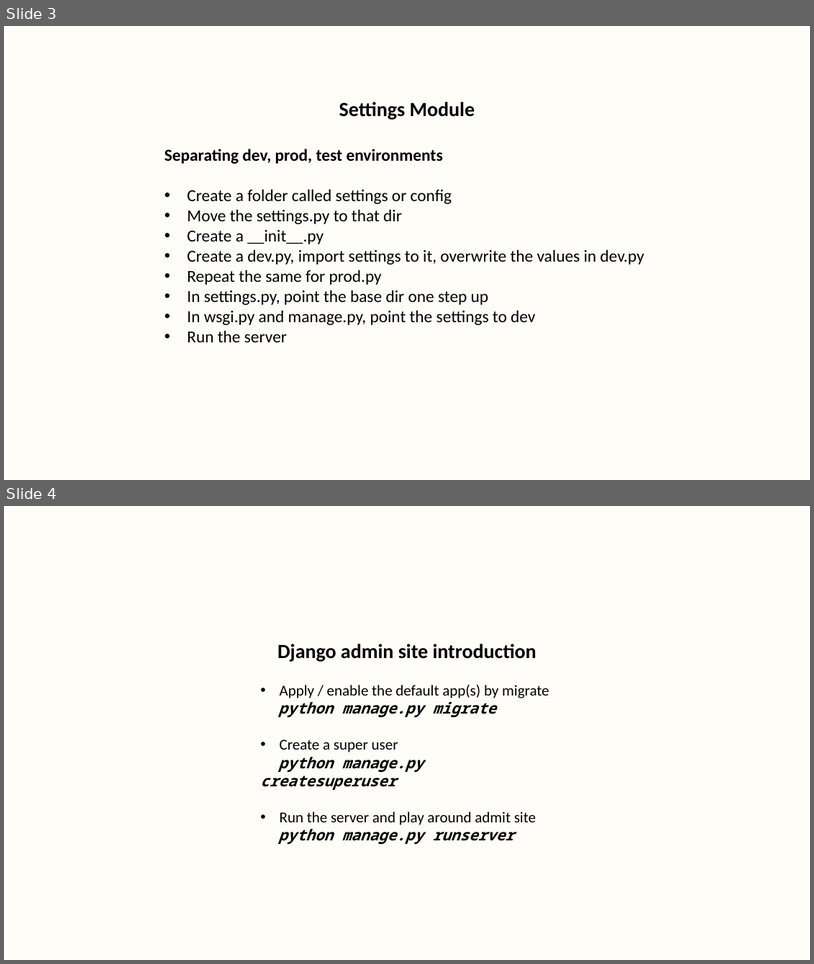
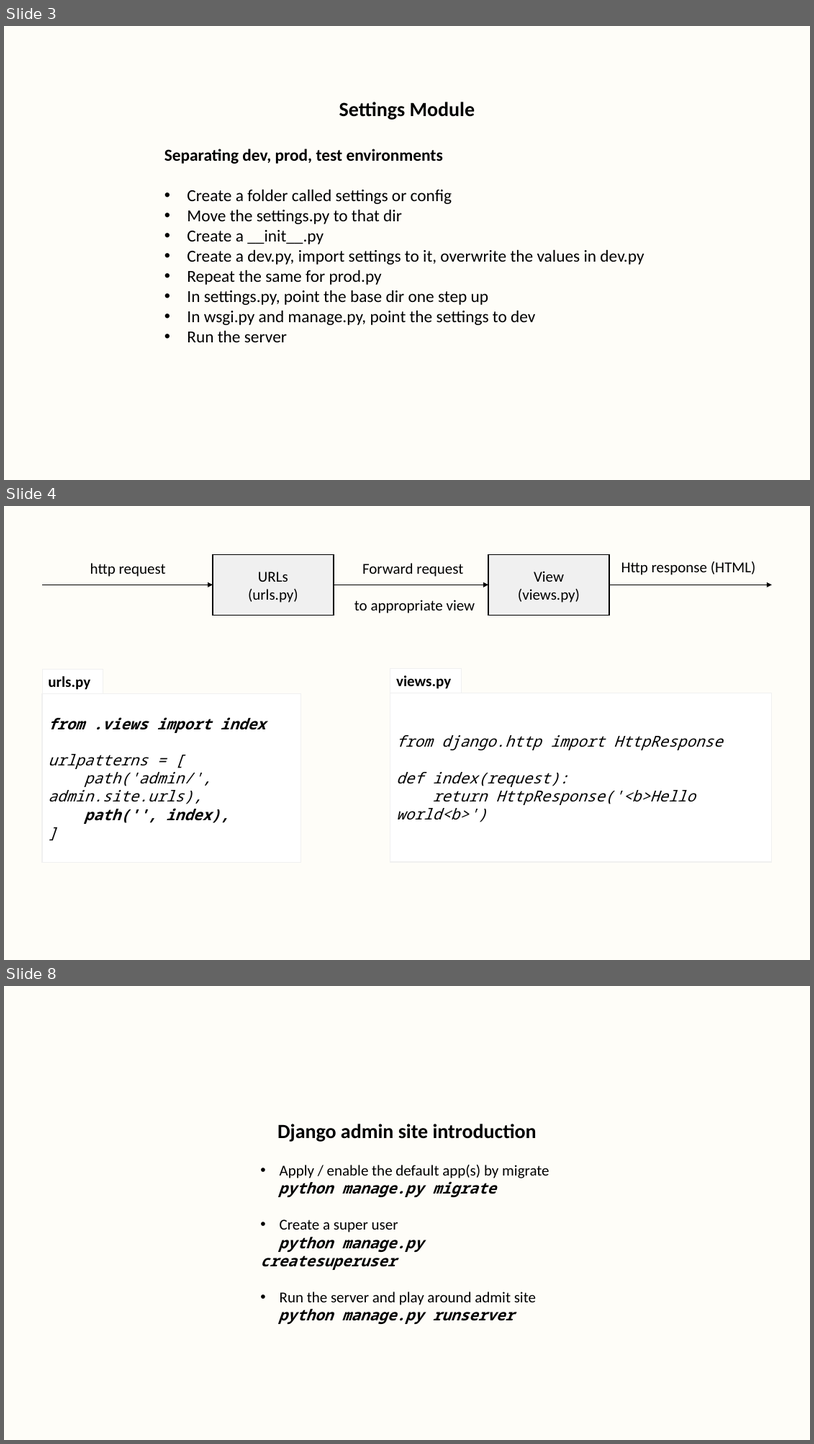
Before and after one commit to dharaneya/gym_web_app, a slide deck: practical_notes.pptx. Shown one above the other, each under a label of ours: slides 3 and 4 before the commit, slides 3, 4 and 8 after it; the slides between them are not shown. The pictures are 814x964 and 814x1444 pixels, drawn with LibreOffice and Linux fonts; fonts in the diff are those of the drawing. Boxes give left, top, right and bottom in pixels: in the first picture for what was removed or moved away, otherwise in the second. Text is boxed around its words. In the diff, an @@ line names an element or a change of style, - is before the commit and + after.

```diff
--- a/practical_notes.pptx
+++ b/practical_notes.pptx
@@ slide 4 added at (x1=4, y1=506, x2=810, y2=960), background #FEFDF8 @@
@@ group added at (x1=42, y1=554, x2=772, y2=615): 3 arrows, 3 texts, 2 rectangles @@
+URLs
+(urls.py)
+View
+(views.py)
+http request
+Forward request
+to appropriate view
+Http response (HTML)
@@ rectangle added at (x1=42, y1=669, x2=103, y2=693), fill #FFFFFF, outline #F0F0F0 0.75 pt, 18 pt, text #000000, bold @@
+urls.py
@@ rectangle added at (x1=391, y1=669, x2=462, y2=693), fill #FFFFFF, outline #F0F0F0 0.75 pt, 18 pt, text #000000, bold @@
+views.py
@@ rectangle added at (x1=42, y1=693, x2=301, y2=862), fill #FFFFFF, outline #F0F0F0 1 pt, 18 pt, text #000000, italic @@
+from .views import index
+urlpatterns = [
+path('admin/', admin.site.urls),
+path('', index),
+]
@@ rectangle added at (x1=391, y1=693, x2=772, y2=862), fill #FFFFFF, outline #F0F0F0 1 pt, 18 pt, text #000000, italic @@
+from django.http import HttpResponse
+def index(request):
+return HttpResponse('<b>Hello world<b>')
@@ what was slide 4 is now slide 8 @@
```
Also in this commit, not shown: 1 slide changed, 3 other slides added.
